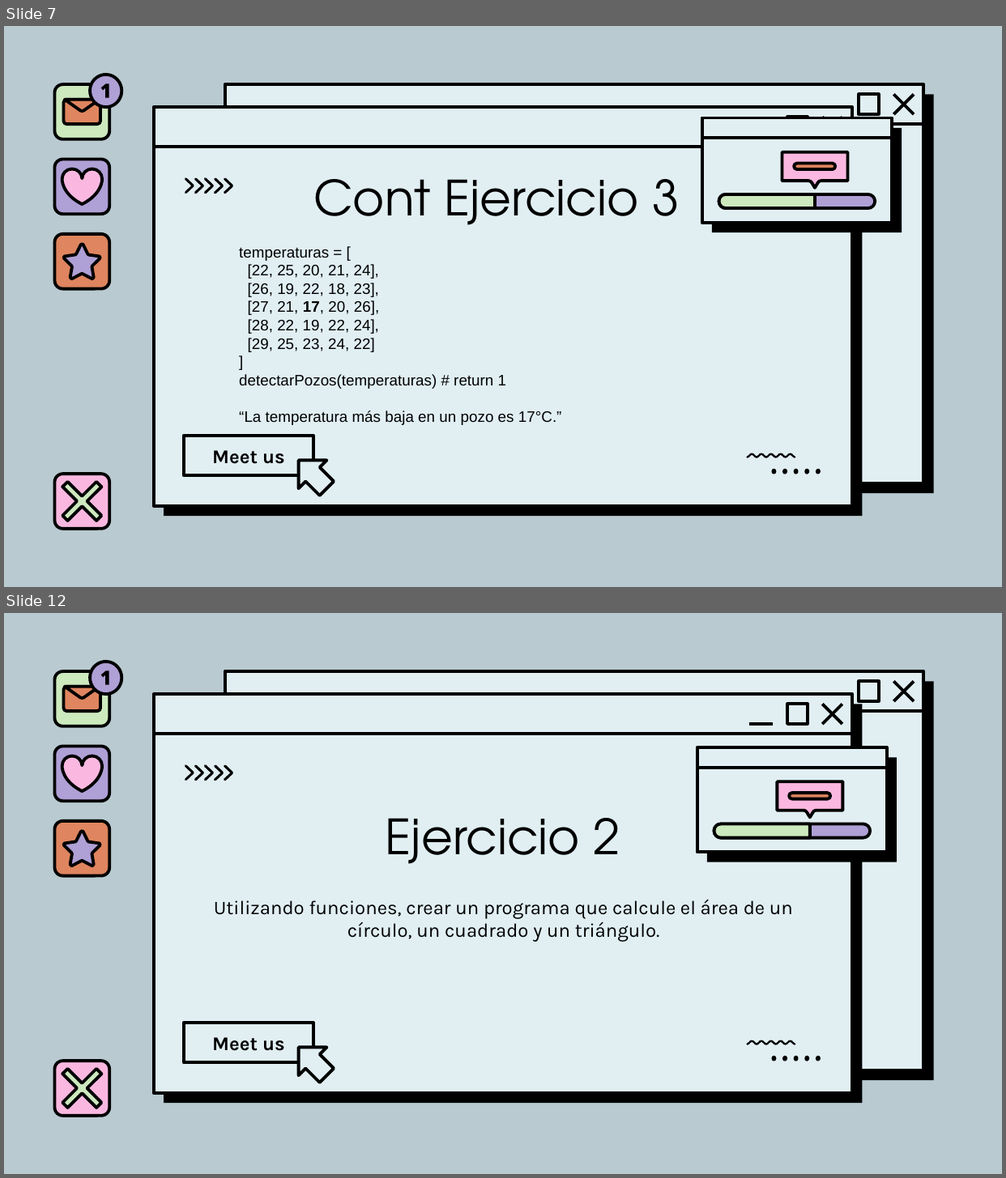
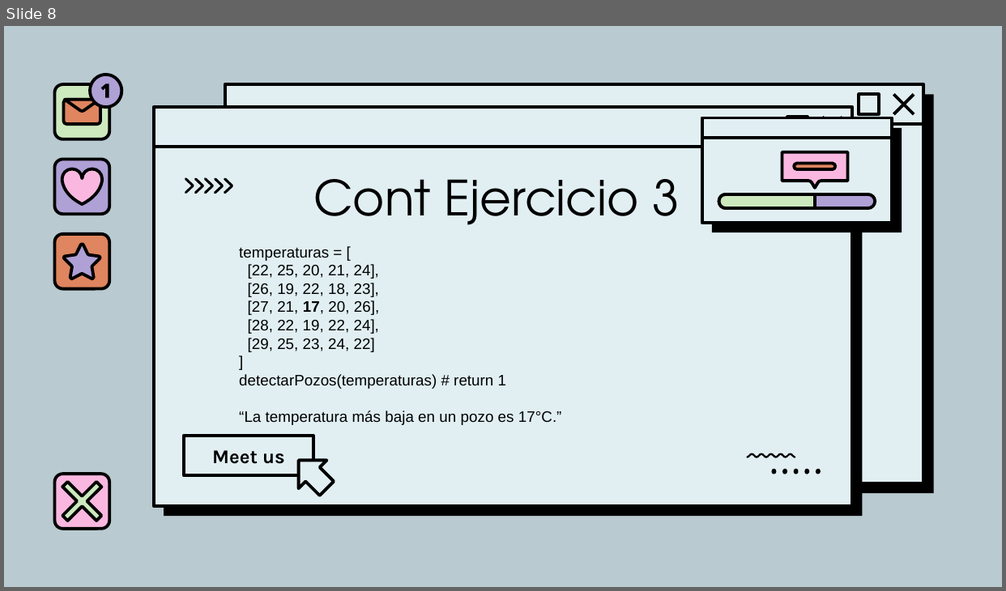
Before and after one commit to Dduhalde/TICS100, a slide deck: 2025-1/PPT/Ayudantía 12 Programación.pptx. Shown one above the other, each under a label of ours: slides 7 and 12 before the commit, slide 8 after it; the slides between them are not shown. The pictures are 1006x1178 and 1006x591 pixels, drawn with LibreOffice and Linux fonts; fonts in the diff are those of the drawing; background and template pictures are left out. Boxes give left, top, right and bottom in pixels: in the first picture for what was removed or moved away, otherwise in the second. Text is boxed around its words. In the diff, an @@ line names an element or a change of style, - is before the commit and + after.

```diff
--- a/2025-1/PPT/Ayudantía 12 Programación.pptx
+++ b/2025-1/PPT/Ayudantía 12 Programación.pptx
@@ slide 12 removed at (4,613,1002,1174), background #B9CAD1; not listed: 12 template elements that a slide beside it also shows @@
@@ group removed at (55,662,124,726): 4 freeform shapes, 1 rounded rectangle @@
@@ line removed from (749, 724) to (773, 724) @@
@@ rounded rectangle removed at (55,746,110,801) @@
@@ freeform shape removed at (61,756,103,790) @@
@@ freeform shape removed at (184,764,233,781) @@
@@ group removed at (697,747,896,862): 4 freeform shapes, 2 rounded rectangles, 1 line @@
@@ rounded rectangle removed at (55,820,110,875) @@
@@ freeform shape removed at (64,831,101,866) @@
@@ title removed at (386,818,620,864) @@
-Ejercicio 2
@@ subtitle removed at (214,900,793,942) @@
-Utilizando funciones, crear un programa que calcule el área de un círculo, un cuadrado y un triángulo.
@@ rectangle removed at (184,1023,313,1063) @@
-Meet us
@@ up arrow removed at (284,1034,341,1090) @@
@@ freeform shape removed at (747,1040,796,1046) @@
@@ plus removed at (48,1054,116,1122) @@
@@ rounded rectangle removed at (55,1061,110,1116) @@
@@ freeform shape removed at (771,1056,821,1063) @@
@@ what was slide 7 is now slide 8 @@
```
Also in this commit, not shown: 1 slide added, 8 other slides removed, 1 other file.
